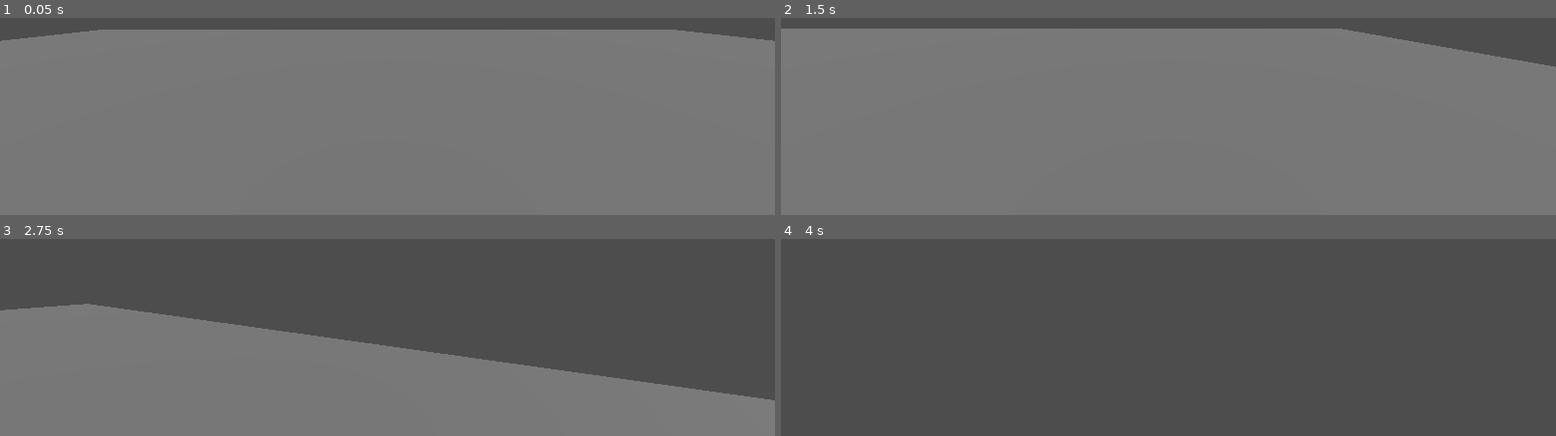
Above: before the commit, frames 1-4 (two rows, left to right).
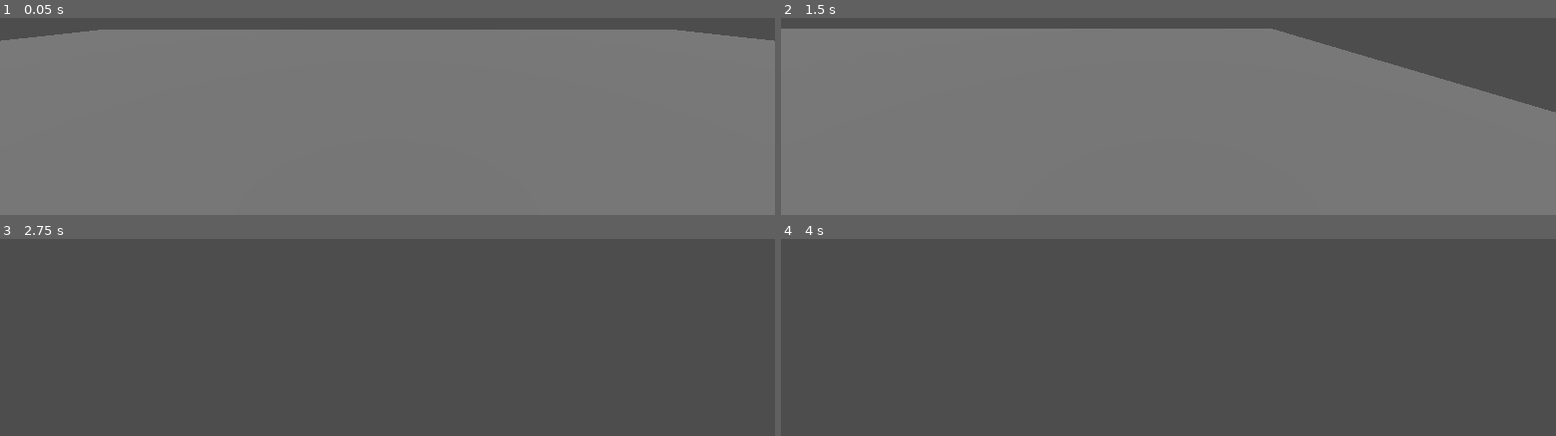
Above: after the commit, the same moments.

Repository: NeeravaNraj/ProjectX
Game: Godot game, scene res://components/test_grounds.tscn
Two runs of this game, one before a commit and one after it. Both use one fixed random seed, a clock stepped at 60 frames per second and the inputs below.
Inputs (mouse positions are in pixels of both pictures, inside the frame that each line leads up to):
- Up to frame 1 (0.05 s): no input
- Up to frame 2 (1.5 s): tap Enter at 0.5 s; move the mouse to (outside the picture) at 0.52 s; hold D (move_right) 0.53-1.28 s; tap Space (jump) at 0.6, 0.77, 1.07 s; move the mouse to (1013, 19) at 1.27 s; hold S (move_down) from 1.28 s (still down); click (1013, 19) at 1.35 s
- Up to frame 3 (2.75 s): tap Space (jump) at 1.52, 1.55, 1.82, 2.1 s; move the mouse to (outside the picture) at 2.02 s; release S (move_down) at 2.03 s; hold W (move_up) from 2.03 s (still down)
- Up to frame 4 (4 s): keep holding W (move_up); move the mouse to (outside the picture) at 2.77 s; click (outside the picture) at 2.85 s; tap Space (jump) at 3.02, 3.05, 3.32, 3.6, 3.77 s; move the mouse to (outside the picture) at 3.52 s

The runs differ from the first frame. In frame 1, less than 0.1% of the frame differs, in the area x 0-100%, y 10-12%; in frame 2, 5.1%; in frame 3, 45%, in the area x 0-100%, y 32-100%; in frame 4, nothing differs.

Commit message:
Basic velocity component with player control component implementation

Diff:
--- a/components/character/player.gd
+++ b/components/character/player.gd
@@ -4,12 +4,11 @@
 @export_range(0.0, 1.0) var mouse_sens := 0.25
 
 @export_group("Movement")
-@export var move_speed := 8.0
-@export var jump_power := 12.0
-@export var acceleration := 20.0
+@export var jump_power := 8.0
 
 @onready var _camera: Camera3D = %Camera
 @onready var _camera_pivot: Node3D = %CameraPivot
+@onready var _velocity: VelocityComponent = %Velocity
 
 var _gravity := -30.0
 var _camera_input_direction := Vector2.ZERO
@@ -33,28 +32,12 @@
 
 func _physics_process(delta: float) -> void:
 	_camera_pivot.rotation.x += -_camera_input_direction.y * delta
-	_camera_pivot.rotation.x = clamp(_camera_pivot.rotation.x, -PI / 6.0, PI / 3.0)
-	_camera_pivot.rotation.y -= _camera_input_direction.x * delta
+	_camera_pivot.rotation.x = clamp(_camera_pivot.rotation.x, deg_to_rad(-80), deg_to_rad(90))
+	rotation.y -= _camera_input_direction.x * delta
 
 	_camera_input_direction = Vector2.ZERO
 
-	var raw_input := Input.get_vector("move_left", "move_right", "move_up", "move_down")
-	var forward := _camera.global_basis.z
-	var right := _camera.global_basis.x
-
-	var move_direction := forward * raw_input.y + right * raw_input.x
-	move_direction.y = 0.0
-	move_direction = move_direction.normalized()
-
-	var y_velocity := velocity.y
-	velocity.y = 0.0
-	velocity = velocity.move_toward(move_direction * move_speed, acceleration * delta)
-
-	velocity.y = y_velocity + _gravity * delta
-
 	var is_starting_jump := Input.is_action_just_pressed("jump") and is_on_floor()
-	if is_starting_jump: velocity.y += jump_power
+	if is_starting_jump:
+		_velocity.add_impulse(Vector3.UP, jump_power)
 	move_and_slide()
-
-	if move_direction.length() > 0.2:
-		_last_movement_direction = move_direction
--- a/components/character/player.tscn
+++ b/components/character/player.tscn
@@ -1,6 +1,8 @@
 [gd_scene format=3 uid="uid://chnlwpgv4jjbn"]
 
 [ext_resource type="Script" uid="uid://d1gc3n43os8em" path="res://components/character/player.gd" id="1_knl4b"]
+[ext_resource type="PackedScene" uid="uid://dil3ijsq5pmlq" path="res://components/primitives/movement/velocity.tscn" id="2_b1s2y"]
+[ext_resource type="PackedScene" uid="uid://id84t5a0ya2y" path="res://components/primitives/movement/player_control.tscn" id="3_eti3u"]
 
 [sub_resource type="CapsuleMesh" id="CapsuleMesh_pgqh4"]
 radius = 0.3
@@ -25,3 +27,10 @@
 
 [node name="Camera" type="Camera3D" parent="CameraPivot" unique_id=777665774]
 unique_name_in_owner = true
+
+[node name="Velocity" parent="." unique_id=1034921754 instance=ExtResource("2_b1s2y")]
+unique_name_in_owner = true
+max_speed = 8.0
+acceleration_coef = 15.0
+
+[node name="PlayerControl" parent="Velocity" unique_id=514334726 instance=ExtResource("3_eti3u")]
--- a/components/enemy/enemy.gd
+++ b/components/enemy/enemy.gd
@@ -8,14 +8,13 @@
 func _ready() -> void:
 	pass # Replace with function body.
 
-
 func _process(delta: float) -> void:
 	var player_pos = _get_player_position()
 
 	if player_pos.distance_to(position) < vision_radius:
 		print("IN RANGE !@#!@#!@#!@#!@#!@#")
-	else:
-		print("NOT IN RANGE AWIDMNMAIWOJDJIAWDJAWD")
+	#else:
+		#print("NOT IN RANGE AWIDMNMAIWOJDJIAWDJAWD")
 
 func _get_player_position():
 	var player: CharacterBody3D = world.get_node("Player")
--- a/components/primitives/movement.gd
+++ /dev/null
@@ -1,4 +0,0 @@
-extends Node3D
-
-@export var max_speed: float = 10.0;
-@export var acceleration_coef: float = 5.0;
--- a/components/primitives/movement.tscn
+++ /dev/null
@@ -1,6 +0,0 @@
-[gd_scene format=3 uid="uid://dil3ijsq5pmlq"]
-
-[ext_resource type="Script" uid="uid://ctctxwt2fa2di" path="res://components/primitives/movement.gd" id="1_68dj1"]
-
-[node name="Movement" type="Node3D" unique_id=803357477]
-script = ExtResource("1_68dj1")
--- /dev/null
+++ b/components/primitives/movement/base_control.gd
@@ -0,0 +1,19 @@
+class_name BaseControl extends Node
+
+## The default input action for up movement.
+const DEFAULT_ACTION_UP := &"move_up"
+
+## The default input action for down movement.
+const DEFAULT_ACTION_DOWN := &"move_down"
+
+## The default input action for left movement.
+const DEFAULT_ACTION_LEFT := &"move_left"
+
+## The default input action for right movement.
+const DEFAULT_ACTION_RIGHT := &"move_right"
+
+var velocity_component: VelocityComponent
+
+func _ready() -> void:
+	velocity_component = get_parent() as VelocityComponent
+	assert(velocity_component, "Expected BaseControl to be child of VelocityComponent - %s" % [str(get_path())])
--- /dev/null
+++ b/components/primitives/movement/player_control.gd
@@ -0,0 +1,52 @@
+class_name PlayerControl extends BaseControl
+
+## The input action to move up.
+@export var input_action_up: InputEventAction
+
+## The input action to move down.
+@export var input_action_down: InputEventAction
+
+## The input action to move left.
+@export var input_action_left: InputEventAction
+
+## The input action to move right.
+@export var input_action_right: InputEventAction
+
+func _ready() -> void:
+	super()
+
+	if null == input_action_up:
+		reset_action_up()
+
+	if null == input_action_down:
+		reset_action_down()
+
+	if null == input_action_left:
+		reset_action_left()
+
+	if null == input_action_right:
+		reset_action_right()
+
+func _process(_delta: float) -> void:
+	velocity_component.raw_direction = Input.get_vector(
+		input_action_left.action,
+		input_action_right.action,
+		input_action_up.action,
+		input_action_down.action,
+	)
+
+func reset_action_up() -> void:
+	input_action_up = InputEventAction.new()
+	input_action_up.action = DEFAULT_ACTION_UP
+
+func reset_action_down() -> void:
+	input_action_down = InputEventAction.new()
+	input_action_down.action = DEFAULT_ACTION_DOWN
+
+func reset_action_left() -> void:
+	input_action_left = InputEventAction.new()
+	input_action_left.action = DEFAULT_ACTION_LEFT
+
+func reset_action_right() -> void:
+	input_action_right = InputEventAction.new()
+	input_action_right.action = DEFAULT_ACTION_RIGHT
--- /dev/null
+++ b/components/primitives/movement/player_control.tscn
@@ -0,0 +1,6 @@
+[gd_scene format=3 uid="uid://id84t5a0ya2y"]
+
+[ext_resource type="Script" uid="uid://cyumrg1fjsnir" path="res://components/primitives/movement/player_control.gd" id="1_sfstu"]
+
+[node name="PlayerControl" type="Node" unique_id=514334726]
+script = ExtResource("1_sfstu")
--- /dev/null
+++ b/components/primitives/movement/velocity.gd
@@ -0,0 +1,52 @@
+class_name VelocityComponent extends Node
+
+const DECELERATION_TARGET := Vector3.ZERO
+
+@export_range(0.0, 1000.0, 0.01, "or_greater", "hide_control") var max_speed: float = 10.0
+@export var acceleration_coef: float = 20.0
+@export var deceleration_coef: float = 20.0
+@export var gravity := -30.0
+
+var target: CharacterBody3D
+var raw_direction := Vector2.ZERO
+var move_direction := Vector3.ZERO
+var last_moved_direction := Vector3.ZERO
+
+func add_impulse(direction: Vector3, power: float):
+	target.velocity += direction.normalized() * power
+
+func _ready() -> void:
+	target = get_parent() as CharacterBody3D
+	assert(target, "Expected VelocityComponent to be child of CharacterBody3D - %s" % [str(get_path())])
+
+func _physics_process(delta: float) -> void:
+	if raw_direction:
+		_accelerate(delta)
+	elif target.velocity:
+		_decelerate(delta)
+
+	_fall(delta)
+
+	raw_direction = Vector2.ZERO
+	target.move_and_slide()
+	last_moved_direction = move_direction
+
+func _accelerate(delta: float):
+	var forward = target.global_basis.z
+	var right = target.global_basis.x
+	var rate = acceleration_coef * delta
+
+	move_direction = forward * raw_direction.y + right * raw_direction.x
+	move_direction.y = 0.0
+	move_direction = move_direction.normalized()
+
+	target.velocity = target.velocity.move_toward(move_direction * max_speed, rate)
+
+func _decelerate(delta: float):
+	var rate = deceleration_coef * delta
+	target.velocity = target.velocity.move_toward(DECELERATION_TARGET, rate)
+
+func _fall(delta: float):
+	var y_velocity := target.velocity.y
+	target.velocity.y = 0.0
+	target.velocity.y = y_velocity + gravity * delta
--- /dev/null
+++ b/components/primitives/movement/velocity.tscn
@@ -0,0 +1,7 @@
+[gd_scene format=3 uid="uid://dil3ijsq5pmlq"]
+
+[ext_resource type="Script" uid="uid://ctctxwt2fa2di" path="res://components/primitives/movement/velocity.gd" id="1_b3n28"]
+
+[node name="Velocity" type="Node" unique_id=1034921754]
+script = ExtResource("1_b3n28")
+max_speed = 0.0
--- a/components/test_grounds.tscn
+++ b/components/test_grounds.tscn
@@ -46,6 +46,17 @@
 transform = Transform3D(1, 0, 0, 0, 1, 0, 0, 0, 1, 0, 1.146235, 6.852412)
 shape = SubResource("BoxShape3D_1u13v")
 
+[node name="StaticBody3D3" type="StaticBody3D" parent="." unique_id=1709403856]
+transform = Transform3D(1, 0, 0, 0, 1, 0, 0, 0, 1, 0, 8.233376, 0)
+
+[node name="MeshInstance3D" type="MeshInstance3D" parent="StaticBody3D3" unique_id=747359105]
+transform = Transform3D(1, 0, 0, 0, 1, 0, 0, 0, 1, 0, 1.146235, 6.852412)
+mesh = SubResource("BoxMesh_pnrv2")
+
+[node name="CollisionShape3D" type="CollisionShape3D" parent="StaticBody3D3" unique_id=1771310159]
+transform = Transform3D(1, 0, 0, 0, 1, 0, 0, 0, 1, 0, 1.146235, 6.852412)
+shape = SubResource("BoxShape3D_1u13v")
+
 [node name="DirectionalLight3D" type="DirectionalLight3D" parent="." unique_id=939228365]
 transform = Transform3D(1, 0, 0, 0, 0.6640828, 0.747659, 0, -0.747659, 0.6640828, 0, 19.48669, 28.69703)
 light_energy = 0.852
--- a/project.godot
+++ b/project.godot
@@ -10,7 +10,7 @@
 
 [application]
 
-config/name="WeaponSystem"
+config/name="ProjectX"
 run/main_scene="uid://gq8s3rdkgjx5"
 config/features=PackedStringArray("4.6", "Forward Plus")
 config/icon="res://icon.svg"
Not shown, added: components/primitives/movement/base_control.gd.uid
Not shown, added: components/primitives/movement/player_control.gd.uid
Renamed: components/primitives/movement.gd.uid -> components/primitives/movement/velocity.gd.uid
